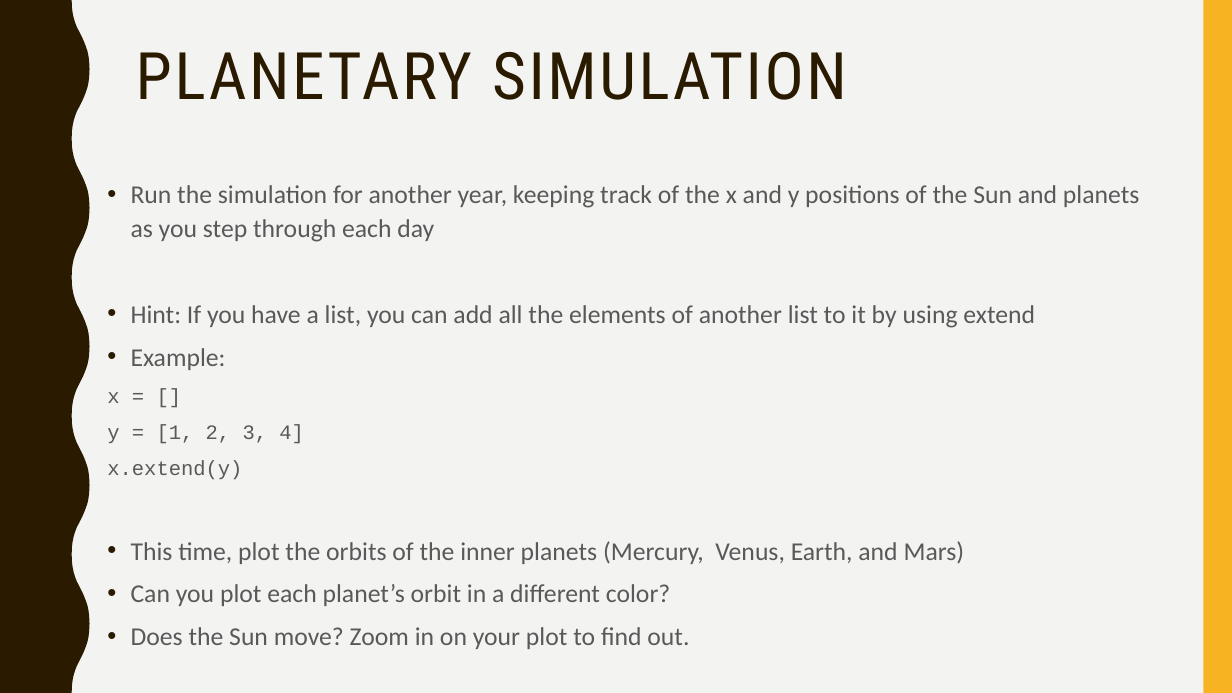
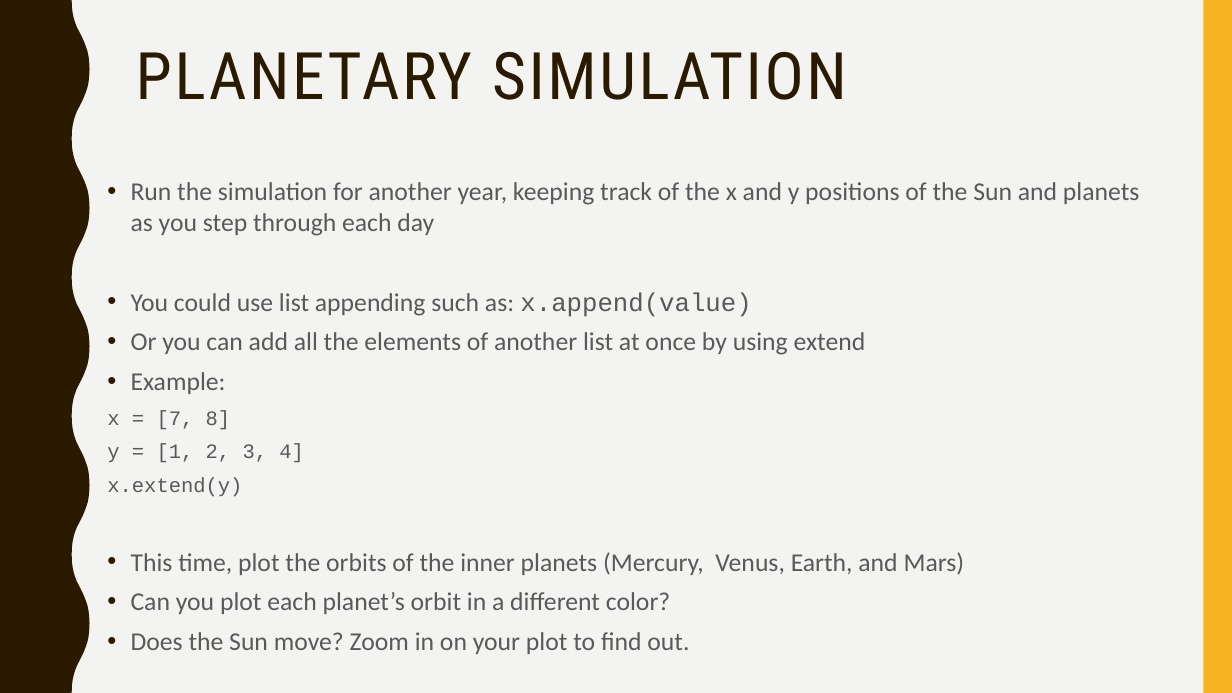
Before and after one commit to narock/scientific_computing_course, a slide deck: slide 23 of 05_Simulation_and_Complexity/05_Simulation_and_Complexity.pptx (slide 22 before the commit). Drawn at 1232x693 pixels with LibreOffice and Linux fonts; fonts in the diff are those of the drawing. Boxes give left, top, right and bottom in pixels: in the first picture for what was removed or moved away, otherwise in the second. Text is boxed around its words. In the diff, an @@ line names an element or a change of style, - is before the commit and + after.

Commit message:
Added 05_Simulation_and_Complexity ipynb

```diff
--- a/05_Simulation_and_Complexity/05_Simulation_and_Complexity.pptx
+++ b/05_Simulation_and_Complexity/05_Simulation_and_Complexity.pptx
@@ text at [107,182,1139,654]: line spacing 1.1 to 1 @@
@@ text at [131,292,866,355]: text changed @@
-• Hint: If you have a list, you can add all the elements of another list to it by using extend
+• You could use list appending such as: x.append(value)
+• Or you can add all the elements of another list at once by using extend
@@ text at [107,410,231,430]: text changed @@
-x = []
+x = [7, 8]
```
Also in this commit, not shown: 5 other slides changed, 4 slides added, 4 other files.
